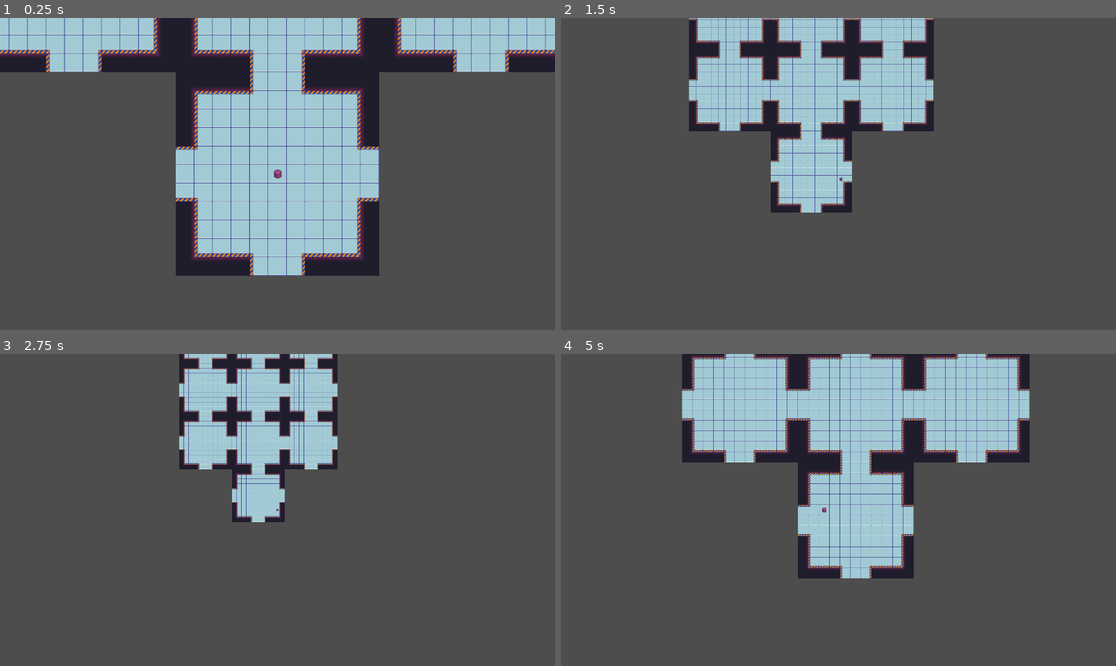
Above: before the commit, frames 1-4 (two rows, left to right).
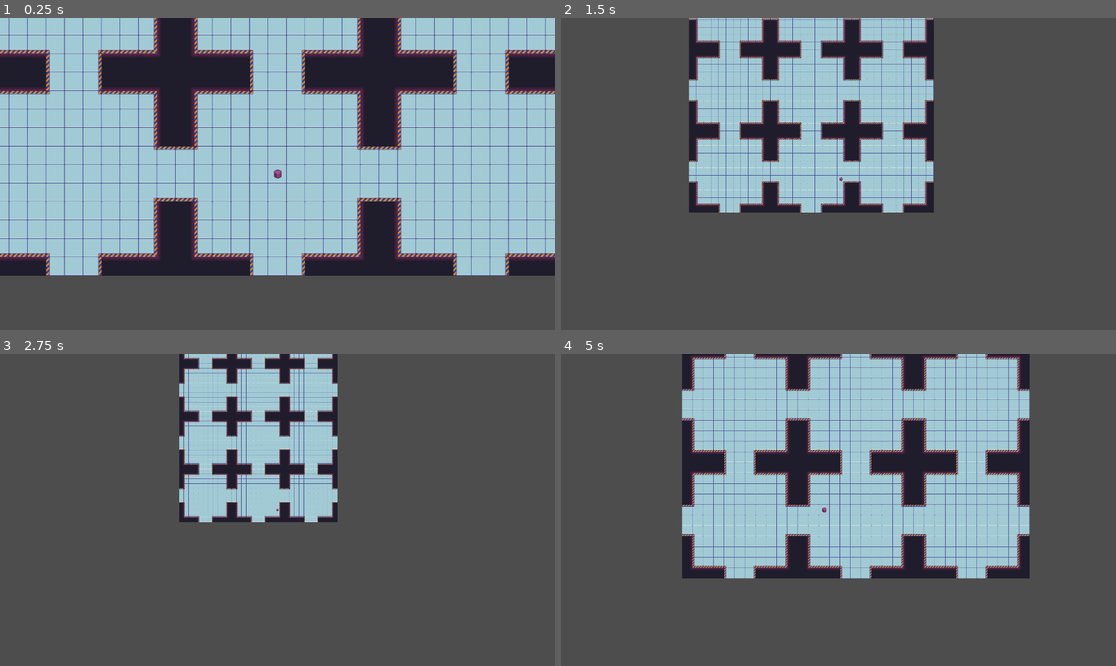
Above: after the commit, the same moments.

Repository: HotBurgi/a-cubes-journey
Game: Godot game, scene res://Scenes/Origin.tscn
The game is run twice, just before and just after one commit, with the same random seed, the same clock (stepped at 60 frames per second) and the same inputs.
Inputs:
- Up to frame 1 (0.25 s): no input
- Up to frame 2 (1.5 s): tap Enter at 0.5 s; hold D (ui_right) 0.53-1.28 s; hold E (zoom_in) 0.53-1.28 s; hold S (ui_down) from 1.28 s (still down); tap Q (zoom_out) at 1.35 s
- Up to frame 3 (2.75 s): release S (ui_down) at 2.03 s; hold D (ui_right) from 2.03 s (still down); hold E (zoom_in) from 2.03 s (still down)
- Up to frame 4 (5 s): release D (ui_right) at 2.78 s; release E (zoom_in) at 2.78 s; hold W (ui_up) 2.78-3.53 s; tap Q (zoom_out) at 2.85, 4.35 s; hold E (zoom_in) 3.53-4.28 s; hold A (ui_left) from 3.53 s (still down)

The runs differ from the first frame. In frame 1, 41% of the frame differs, in the area x 0-100%, y 17-83%; in frame 2, 7.7%; in frame 3, 3.2%; in frame 4, 16%.

Commit message:
relative position and map updates

Diff:
--- a/cubes-jurney/scripts/global_variables.gd
+++ b/cubes-jurney/scripts/global_variables.gd
@@ -11,7 +11,7 @@
 # 1 spawn
 # Bisogna mettere i numeri per tipo di stanza in base alla posizione nell'array di mappe in globalvars
 
-var MAP = [	[-1, 1, -1],
+var MAP = [	[0, 1, 0],
 			[0, 0, 0],
 			[0, 0, 0],
 			[0, 0, 0],
--- a/cubes-jurney/scripts/player.gd
+++ b/cubes-jurney/scripts/player.gd
@@ -16,21 +16,25 @@
 
 	if wait_timer <= 0.0:
 		if Input.is_action_pressed("ui_right") and checkCollision(rel_pos.x+1, rel_pos.y):
-			if curr_tile == 6:
-				rel_pos = Vector2(0,0) # Metti le coordinate giuste
-				#aggiorna var map copia incollando il commento sopra (lascialo commentato anche qui)
+			if curr_tile == 7:
+				rel_pos.x = -1
+				curr_room.y += 1
+				#var map = GlobalVariables.maps[GlobalVariables[curr_room.x][curr_room.y]]
+				var map = GlobalVariables.maps[0]
 			movement.x += 32
 			rel_pos.x += 1
 			wait_timer = MOVE_INTERVAL
 		elif Input.is_action_pressed("ui_left") and checkCollision(rel_pos.x-1, rel_pos.y):
-			if curr_tile == 6: # Metti giusto
-				rel_pos = Vector2(0,0) # Metti le coordinate giuste
-				#aggiorna var map copia incollando il commento sopra (lascialo commentato anche qui)
+			if curr_tile == 9: # Metti giusto
+				rel_pos.x = 11
+				curr_room.y -= 1
+				#var map = GlobalVariables.maps[GlobalVariables[curr_room.x][curr_room.y]]
+				var map = GlobalVariables.maps[0]
 			movement.x -= 32
 			rel_pos.x -= 1
 			wait_timer = MOVE_INTERVAL
 		elif Input.is_action_pressed("ui_down") and checkCollision(rel_pos.x, rel_pos.y+1):
-			if curr_tile == 6: # Metti giusto
+			if curr_tile == 8: # Metti giusto
 				rel_pos = Vector2(0,0) # Metti le coordinate giuste
 				#aggiorna var map copia incollando il commento sopra (lascialo commentato anche qui)
 			movement.y += 32
@@ -44,11 +48,14 @@
 			rel_pos.y -= 1
 			wait_timer = MOVE_INTERVAL
 
+	print(rel_pos.x, " - ", rel_pos.y)
 	position += movement
 	curr_tile = map[rel_pos.x][rel_pos.y]
 	wait_timer -= delta
 
 func checkCollision(x, y):
+	x = int(x) % 11
+	y = int(y) % 11
 	#map = GlobalVariables.maps[GlobalVariables[curr_room.x][curr_room.y]]
 	map = GlobalVariables.maps[0]
 	# check collision
